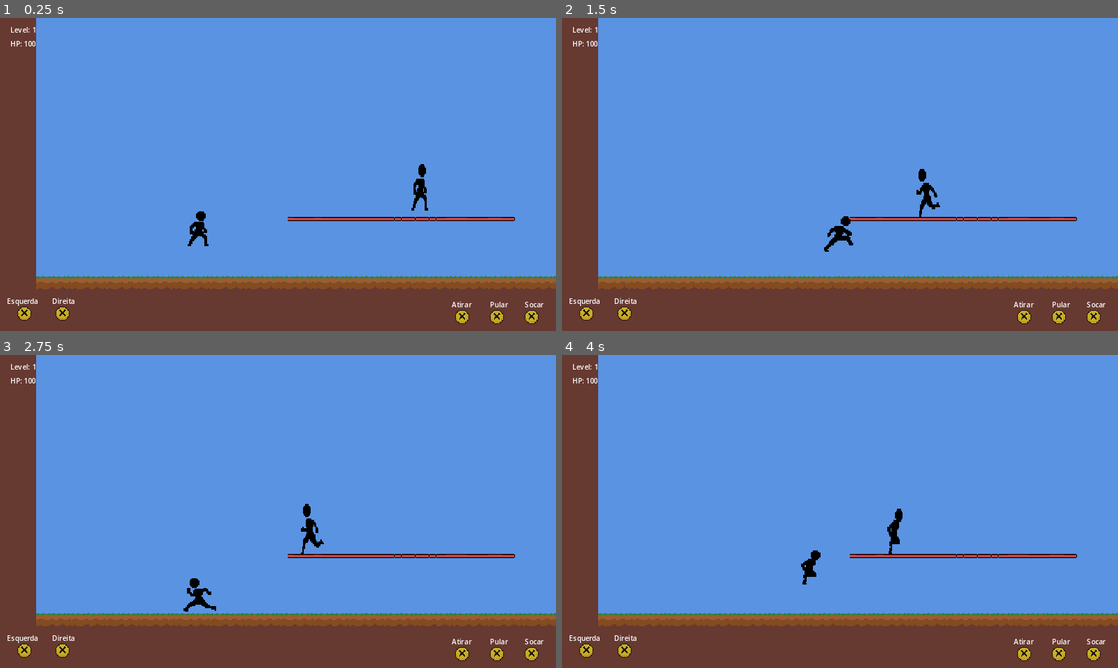
Above: before the commit, frames 1-4 (two rows, left to right).
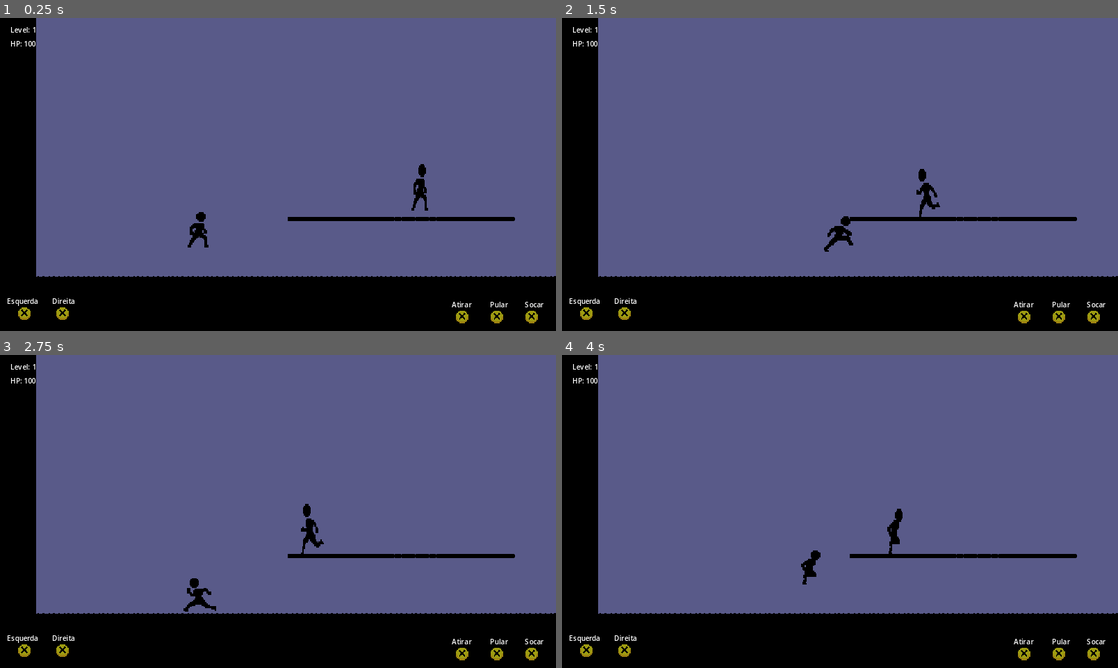
Above: after the commit, the same moments.

Repository: jhonatancunha/godot-game
Game: Godot game, scene res://Levels/level1.tscn
Same seed, same stepped clock (60 frames per second), same inputs: the game is played once before the commit and once after it. This scene is started directly instead of the project's main scene.
Inputs (mouse positions are in pixels of both pictures, inside the frame that each line leads up to):
- Up to frame 1 (0.25 s): no input
- Up to frame 2 (1.5 s): move the mouse to (962, 158) at 0.52 s; hold Right (right) 0.53-1.25 s; tap S (fire) at 0.6 s; click (962, 158) at 0.67 s; tap Space (jump) at 0.77 s; drag from (728, 190) to (856, 215) at 1.27 s
- Up to frame 3 (2.75 s): move the mouse to (333, 442) at 2.02 s; hold Left (left) from 2.03 s (still down); tap S (fire) at 2.1 s
- Up to frame 4 (4 s): release Left (left) at 2.75 s; drag from (812, 574) to (673, 464) at 2.77 s; move the mouse to (1006, 558) at 3.52 s; hold Right (right) from 3.53 s (still down); tap S (fire) at 3.6 s; tap Space (jump) at 3.77 s

The runs differ from the first frame. In frame 1, 99% of the frame differs, in the area x 0-100%, y 0-100%; in frame 2, 99%; in frame 3, 99%; in frame 4, 99%.

Commit message:
style: all black

Diff:
--- a/Levels/level1.tscn
+++ b/Levels/level1.tscn
@@ -212,7 +212,8 @@
 motion_mirroring = Vector2(1280, 0)
 
 [node name="Sprite2D" type="Sprite2D" parent="ParallaxBackground/Sky"]
-position = Vector2(-456, -394)
+modulate = Color(0.996078, 0.611765, 0.603922, 1)
+position = Vector2(-456, -392)
 scale = Vector2(2, 1)
 texture = ExtResource("2_fm5hr")
 centered = false
@@ -222,10 +223,11 @@
 tile_set = SubResource("TileSet_rcqoc")
 format = 2
 layer_0/name = "Ground"
+layer_0/modulate = Color(0, 0, 0, 1)
 layer_0/tile_data = PackedInt32Array(2424829, 0, 0, 2490365, 0, 1, 2555901, 0, 2, 2621437, 262144, 3, 2686973, 262144,  …(51962 unchanged characters)…
 
 [node name="Player" parent="." instance=ExtResource("2_7myil")]
-position = Vector2(176, 454)
+position = Vector2(176, 456)
 scale = Vector2(1.5, 1.5)
 jump_velocity = -430.0
 can_fire = false
@@ -234,7 +236,7 @@
 remote_path = NodePath("../../Camera2D")
 
 [node name="Camera2D" parent="." instance=ExtResource("4_0m6wt")]
-position = Vector2(176, 454)
+position = Vector2(176, 456)
 scale = Vector2(1.5, 1.5)
 
 [node name="Enemy" parent="." instance=ExtResource("3_wwq43")]
--- a/Traps/Spike/spike.tscn
+++ b/Traps/Spike/spike.tscn
@@ -7,6 +7,7 @@
 size = Vector2(5.65875, 11.2622)
 
 [node name="Spike" type="Area2D"]
+modulate = Color(0, 0, 0, 1)
 script = ExtResource("1_wabqp")
 
 [node name="Sprite2D" type="Sprite2D" parent="."]
